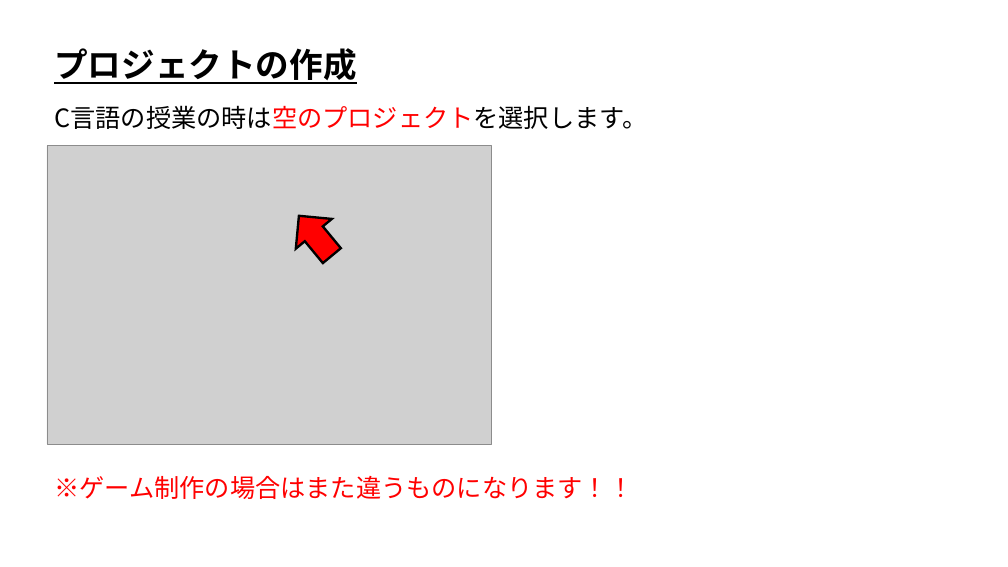
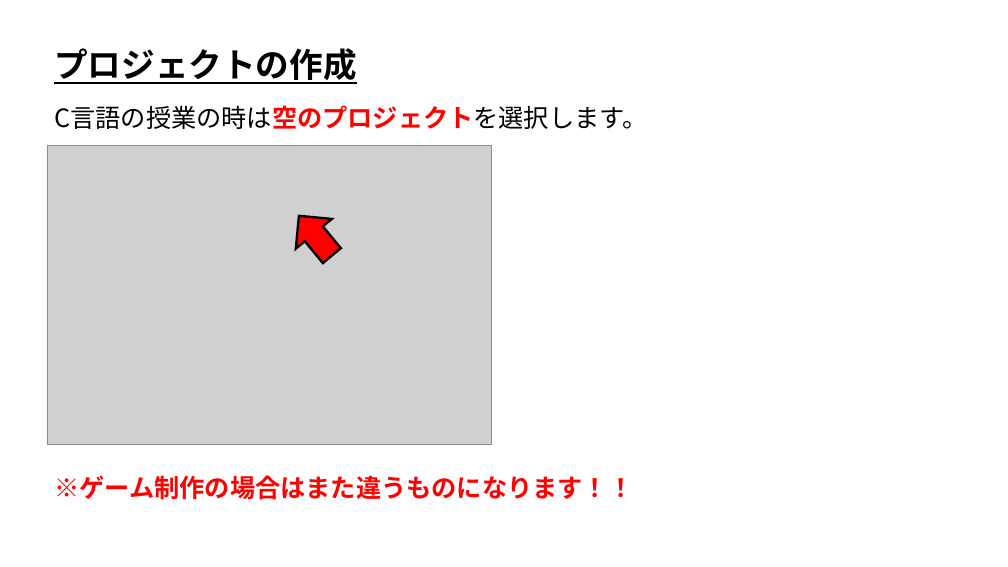
Before and after one commit to ArakiYusuke-Ohara/Textbook, a slide deck: slide 3 of ゲーム科1年/00_前期/プログラミングⅠ/01_プロジェクト作成.pptx. Drawn at 1008x567 pixels with LibreOffice and Linux fonts; fonts in the diff are those of the drawing; grey boxes stand for pictures. Boxes give left, top, right and bottom in pixels: in the first picture for what was removed or moved away, otherwise in the second. Text is boxed around its words. In the diff, an @@ line names an element or a change of style, - is before the commit and + after.

Commit message:
プログラミング系のスライド微修正

```diff
--- a/ゲーム科1年/00_前期/プログラミングⅠ/01_プロジェクト作成.pptx
+++ b/ゲーム科1年/00_前期/プログラミングⅠ/01_プロジェクト作成.pptx
@@ text "C言語の授業の時は空のプロジェクトを選択します。" at [54, 105, 647, 129]: bold on in "C言語の授業の時は空のプロジェクトを選択します。" @@
@@ text "※ゲーム制作の場合はまた違うものになります！！" at [54, 475, 633, 500]: bold on @@
```
Also in this commit, not shown: 2 other slides changed, 10 other files.
